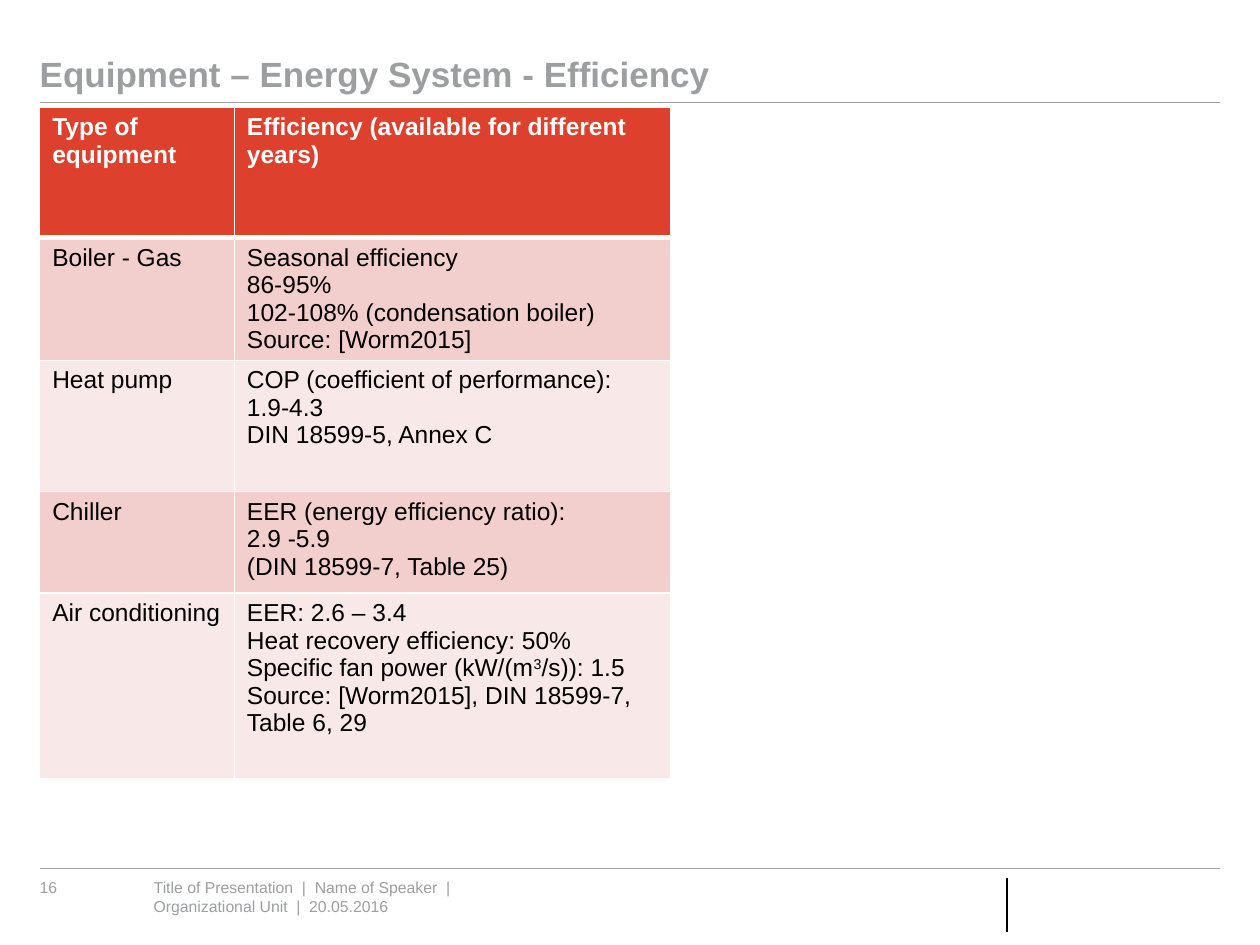
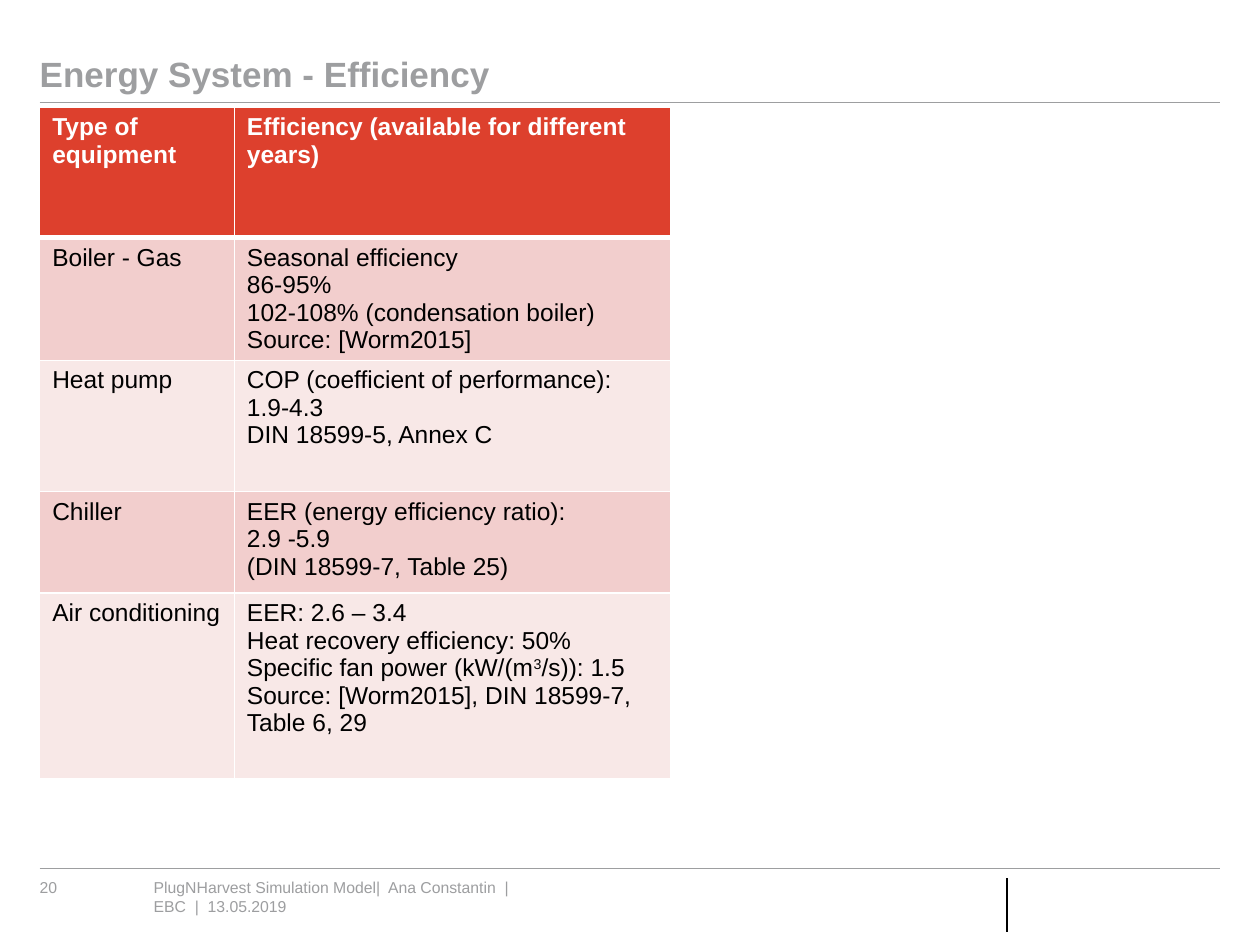
Before and after one commit to RWTH-EBC/AixLib, a slide deck: slide 20 of AixLib/Resources/PlugNHarvest/Presentation PlugNHarvest Model.pptx (slide 16 before the commit). Drawn at 1260x945 pixels with LibreOffice and Linux fonts; fonts in the diff are those of the drawing; background and template pictures are left out. Boxes give left, top, right and bottom in pixels: in the first picture for what was removed or moved away, otherwise in the second. Text is boxed around its words. In the diff, an @@ line names an element or a change of style, - is before the commit and + after.

Commit message:
Newest version of the Presentation PlugNHarvest Model.pptx

```diff
--- a/AixLib/Resources/PlugNHarvest/Presentation PlugNHarvest Model.pptx
+++ b/AixLib/Resources/PlugNHarvest/Presentation PlugNHarvest Model.pptx
@@ title at [40,62,489,93]: text changed @@
-Equipment – Energy System - Efficiency
+Energy System - Efficiency
@@ page number at [40,882,58,893]: text changed @@
-16
+20
@@ text at [154,881,495,912]: text changed @@
-Title of Presentation | Name of Speaker | Organizational Unit | 20.05.2016
+PlugNHarvest Simulation Model| Ana Constantin | EBC | 13.05.2019
```
Also in this commit, not shown: 16 other slides changed, 5 slides added, 1 slide removed.
